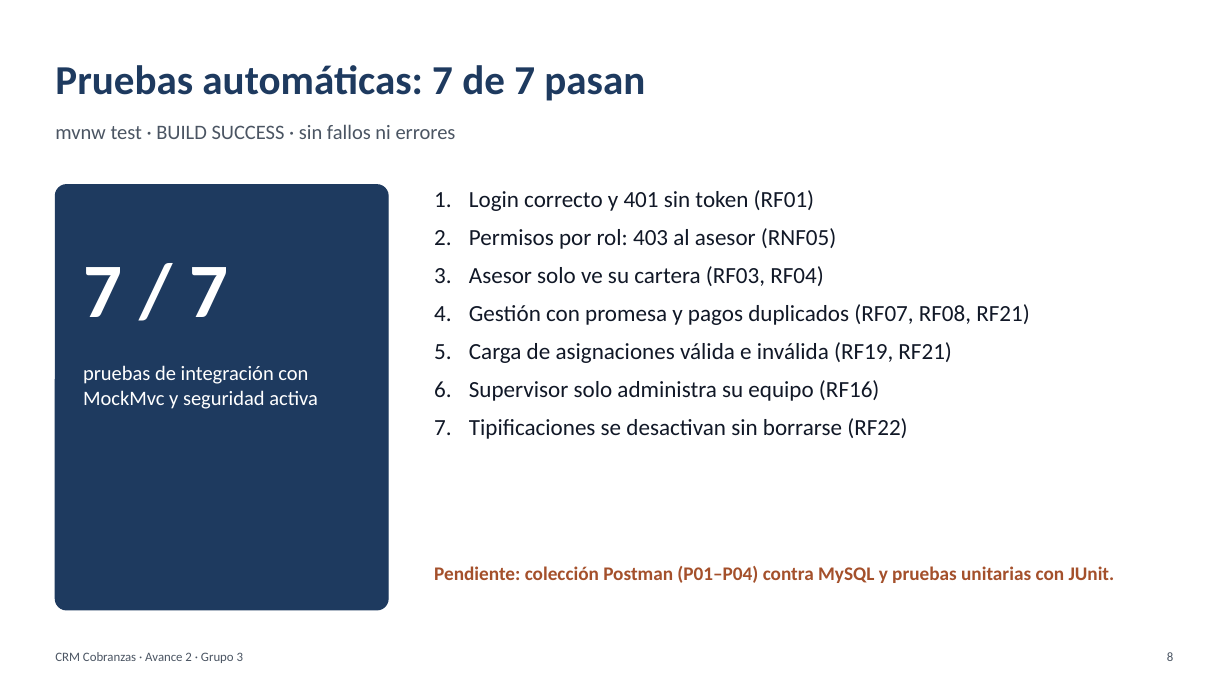
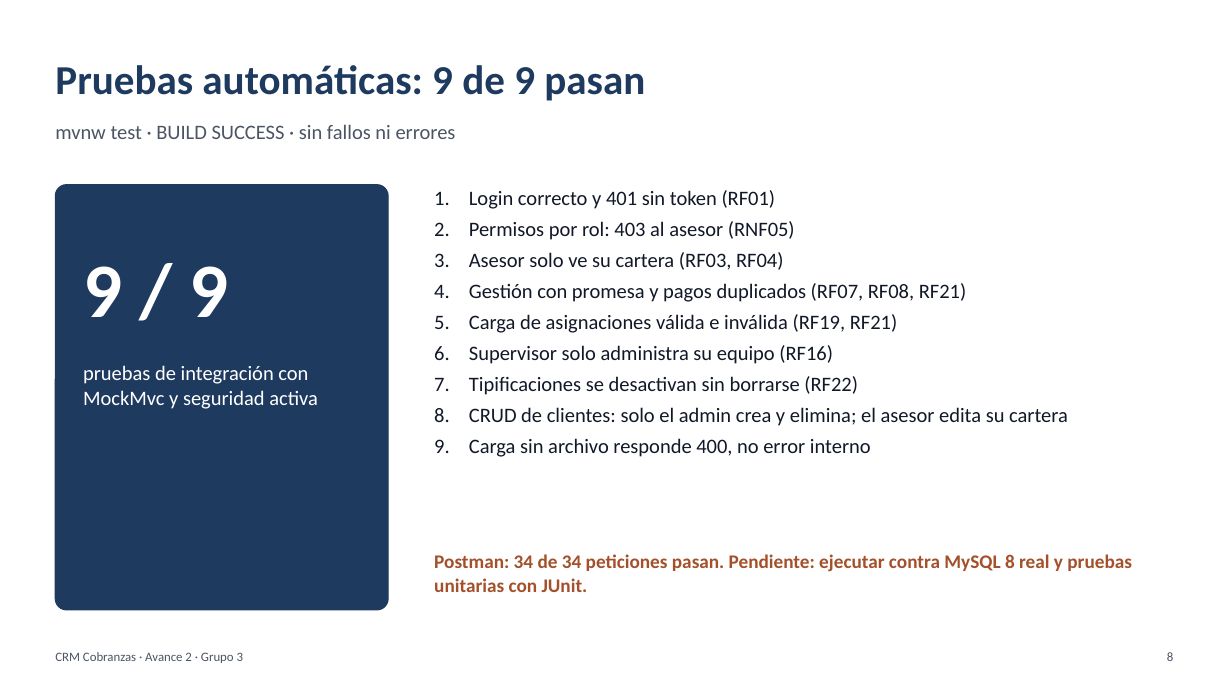
Before and after one commit to PaoloPelaezVillanueva/web, a slide deck: slide 8 of docs/avance-2/Presentacion_Avance_2_CRM_Cobranzas.pptx. Drawn at 1232x693 pixels with LibreOffice and Linux fonts; fonts in the diff are those of the drawing. Boxes give left, top, right and bottom in pixels: in the first picture for what was removed or moved away, otherwise in the second. Text is boxed around its words. In the diff, an @@ line names an element or a change of style, - is before the commit and + after.

Commit message:
Actualiza informe, presentacion y README del Avance 2
- Informe: CRUD de clientes, normalizacion (seccion 5.4), 9 pruebas,
  34 endpoints y resultados de Postman.
- Presentacion: 34 endpoints, 9 pruebas, evidencias y pendientes.
- README: endpoints de clientes y como correr newman.

```diff
--- a/docs/avance-2/Presentacion_Avance_2_CRM_Cobranzas.pptx
+++ b/docs/avance-2/Presentacion_Avance_2_CRM_Cobranzas.pptx
@@ text at bbox=[55, 65, 645, 101]: text changed @@
-Pruebas automáticas: 7 de 7 pasan
+Pruebas automáticas: 9 de 9 pasan
@@ text at bbox=[469, 190, 966, 395]: size 18 to 16 pt in "Login correcto y 401 sin token (RF01)", "Permisos por rol: 403 al asesor (RNF05)", "Asesor solo ve su cartera (RF03, RF04)", "Gestión con promesa y pagos duplicados (RF07, ..." and 3 more places; less space between paragraphs @@
@@ text at bbox=[83, 266, 229, 317]: text changed @@
-7 / 7
+9 / 9
@@ text at bbox=[469, 407, 1068, 457]: paragraphs added @@
+8. CRUD de clientes: solo el admin crea y elimina; el asesor edita su cartera
+9. Carga sin archivo responde 400, no error interno
@@ text at bbox=[434, 554, 1132, 592]: text changed @@
-Pendiente: colección Postman (P01–P04) contra MySQL y pruebas unitarias con JUnit.
+Postman: 34 de 34 peticiones pasan. Pendiente: ejecutar contra MySQL 8 real y pruebas unitarias con JUnit.
```
Also in this commit, not shown: 3 other slides changed, 2 other files.
